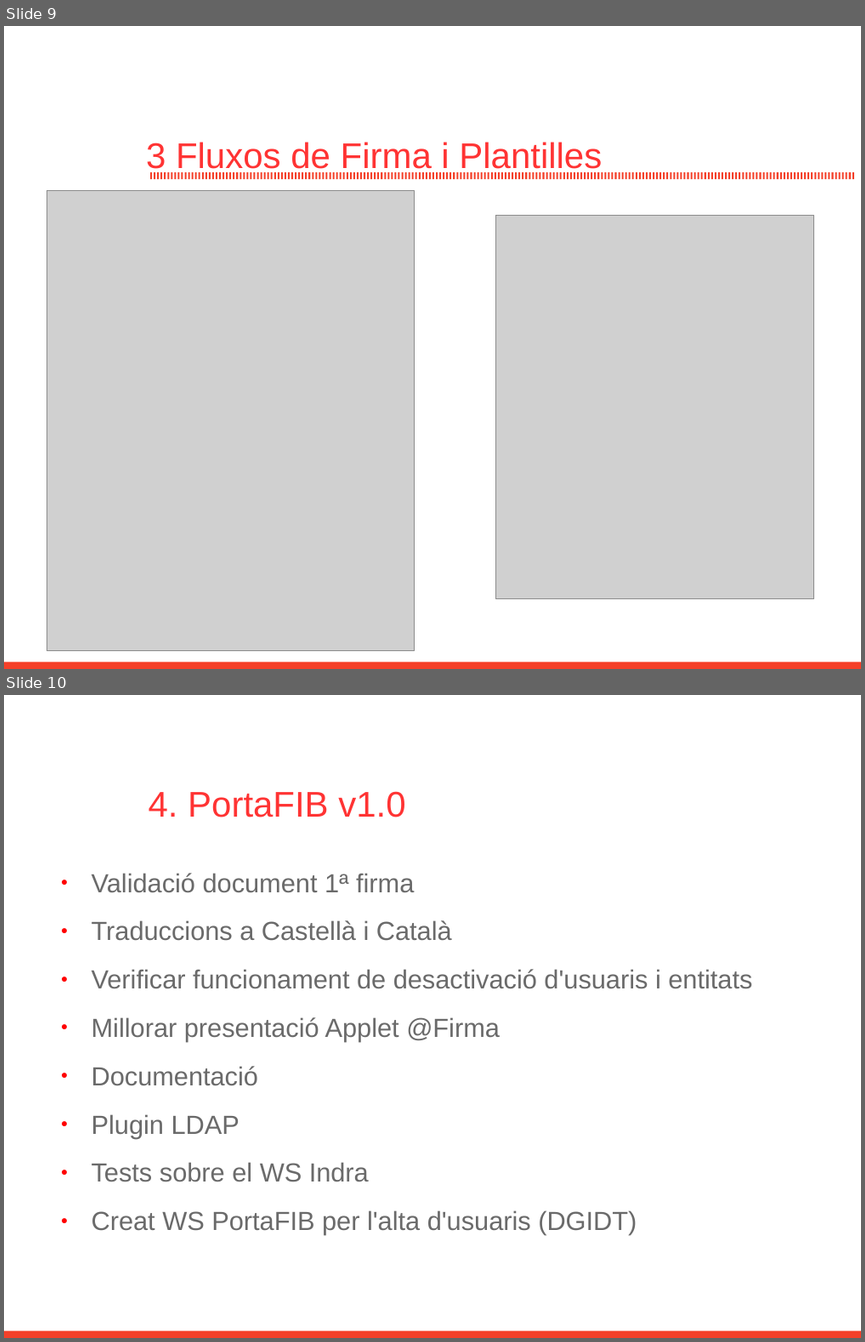
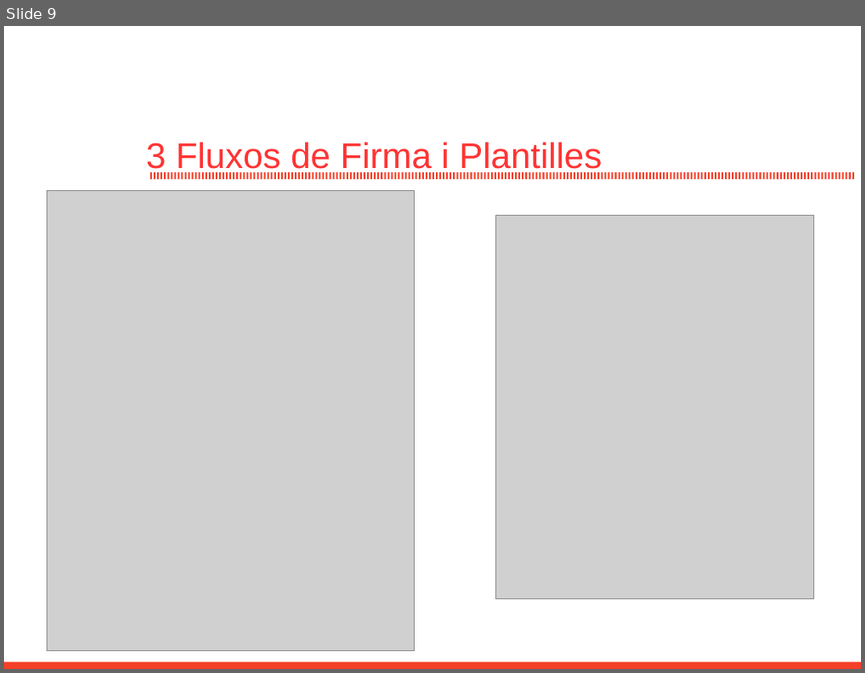
Before and after one commit to GovernIB/portafib, a slide deck: doc/Introduccio_Basica_PortaFIB.odp. Shown one above the other, each under a label of ours: slides 9 and 10 before the commit, slide 9 after it. The pictures are 865x1342 and 865x673 pixels, drawn with LibreOffice and Linux fonts; fonts in the diff are those of the drawing; grey boxes stand for pictures; background and template pictures are left out. Boxes give left, top, right and bottom in pixels: in the first picture for what was removed or moved away, otherwise in the second. Text is boxed around its words. In the diff, an @@ line names an element or a change of style, - is before the commit and + after.

```diff
--- a/doc/Introduccio_Basica_PortaFIB.odp
+++ b/doc/Introduccio_Basica_PortaFIB.odp
@@ slide 10 removed at (4,695,861,1338), background #FFFFFF; not listed: 1 template element that a slide beside it also shows @@
@@ title removed at (190,706,848,766) @@
-PortaFIB
@@ text removed at (148,791,405,817) @@
-4. PortaFIB v1.0
@@ text removed at (92,873,752,1235) @@
-● Validació document 1ª firma
-● Traduccions a Castellà i Català
-● Verificar funcionament de desactivació d'usuaris i entitats
-● Millorar presentació Applet @Firma
-● Documentació
-● Plugin LDAP
-● Tests sobre el WS Indra
-● Creat WS PortaFIB per l'alta d'usuaris (DGIDT)
```
Also in this commit, not shown: 9 slides changed, 2 slides added, 2 other files.
